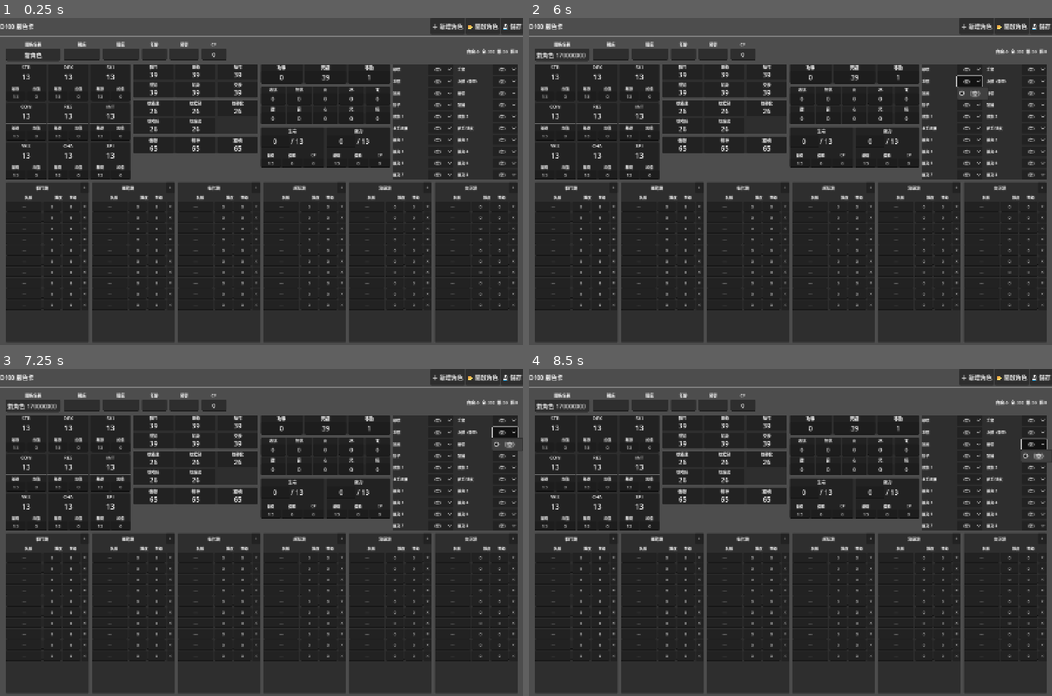
Above: before the commit, frames 1-4 (two rows, left to right).
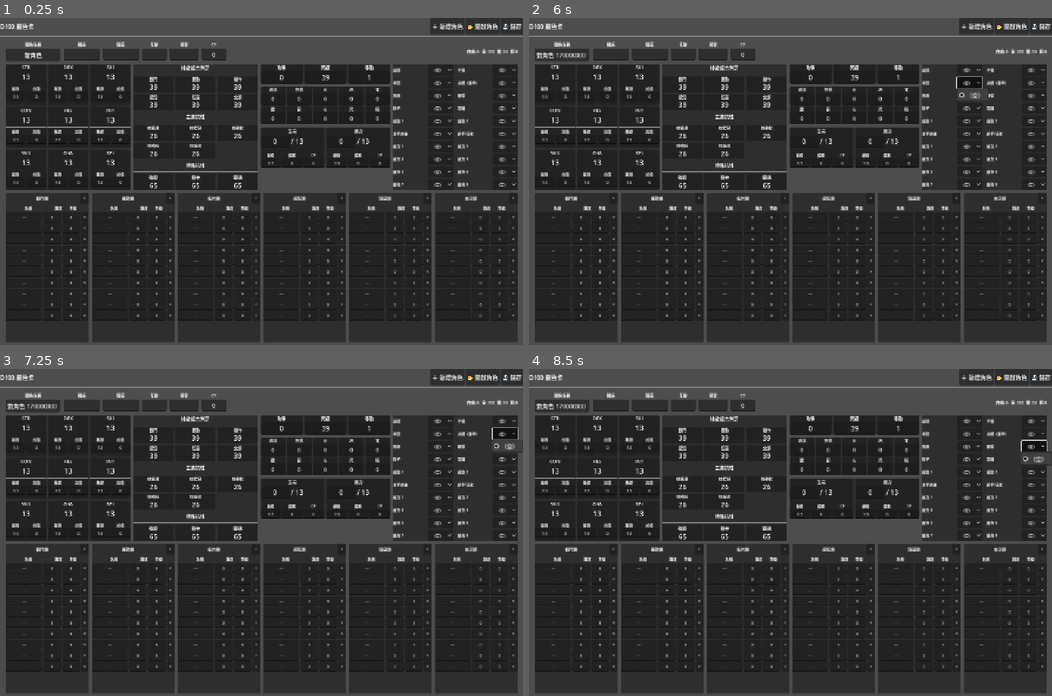
Above: after the commit, the same moments.

Repository: imo-ininder/trpg-sheet
Game: Godot game, scene res://scenes/MainScene.tscn
Two runs of this game, one before a commit and one after it. Both use one fixed random seed, a clock stepped at 60 frames per second and the inputs below.
Inputs (mouse positions are in pixels of both pictures, inside the frame that each line leads up to):
- Up to frame 1 (0.25 s): no input
- Up to frame 2 (6 s): click (612, 53) at 0.52 s; type "12" at 0.6 s; click (649, 53) at 0.75 s; type "12" at 0.83 s; click (680, 53) at 0.98 s; type "12" at 1.07 s; click (712, 53) at 1.27 s; type "12" at 1.35 s; click "＋ 新增角色" at 2 s; click "📂 開啟角色" at 2.75 s; click "💾 儲存" at 3.5 s; click "（空）" at 4.25 s; click "（空）" at 5 s; click "（空）" at 5.75 s
- Up to frame 3 (7.25 s): click "（空）" at 6.5 s
- Up to frame 4 (8.5 s): click "（空）" at 7.25 s; click "（空）" at 8 s

The runs differ from the first frame. In frame 1, 8.7% of the frame differs, in the area x 1-99%, y 14-93%; in frame 2, 8.8%; in frame 3, 8.8%; in frame 4, 8.9%, in the area x 1-100%, y 14-93%.

Commit message:
fix skill row and item box

Diff:
--- a/scripts/CharacterSheet.gd
+++ b/scripts/CharacterSheet.gd
@@ -118,14 +118,21 @@
 	_build_attrs(col1)
 	hbox.add_child(col1)
 
-	# 欄 2：複合/抗性/強韌精神靈魂
+	# 欄 2：複合/抗性/強韌精神靈魂（包裝在 Panel 內並填滿高度）
+	var col2_panel = _make_panel()
+	col2_panel.size_flags_horizontal = Control.SIZE_EXPAND_FILL
+	col2_panel.size_flags_vertical = Control.SIZE_EXPAND_FILL
+	hbox.add_child(col2_panel)
+
 	var col2 = VBoxContainer.new()
 	col2.add_theme_constant_override("separation", 8)
 	col2.size_flags_horizontal = Control.SIZE_EXPAND_FILL
-	hbox.add_child(col2)
-	_build_compound(col2)
-	_build_resists(col2)
-	_build_soul_stats(col2)
+	col2.size_flags_vertical = Control.SIZE_EXPAND_FILL
+	col2_panel.add_child(col2)
+
+	_build_compound_section(col2)
+	_build_resists_section(col2)
+	_build_soul_stats_section(col2)
 
 	# 欄 3：戰鬥數值 + 物理/元素抗性 + HP/MP
 	var col3 = VBoxContainer.new()
@@ -253,6 +260,59 @@
 
 		grid.add_child(card)
 
+# ── 技能複合判定 Section（帶標題）────────────────────
+func _build_compound_section(parent: VBoxContainer) -> void:
+	var section_vb = VBoxContainer.new()
+	section_vb.add_theme_constant_override("separation", 4)
+	section_vb.size_flags_horizontal = Control.SIZE_EXPAND_FILL
+	section_vb.size_flags_vertical = Control.SIZE_EXPAND_FILL
+	parent.add_child(section_vb)
+
+	# 標題
+	var title_lbl = Label.new()
+	title_lbl.text = "技能複合判定"
+	title_lbl.horizontal_alignment = HORIZONTAL_ALIGNMENT_CENTER
+	title_lbl.add_theme_font_size_override("font_size", 13)
+	section_vb.add_child(title_lbl)
+
+	# 分隔線
+	var sep = HSeparator.new()
+	section_vb.add_child(sep)
+
+	# 內容：使用原本的 _build_compound，但不包 panel
+	var grid = GridContainer.new()
+	grid.columns = 3
+	grid.add_theme_constant_override("h_separation", 6)
+	grid.add_theme_constant_override("v_separation", 6)
+	grid.size_flags_vertical = Control.SIZE_EXPAND_FILL
+	section_vb.add_child(grid)
+
+	for name in CharacterData.COMPOUND_NAMES:
+		_compound_hidden[name + "_adj"]  = 0
+		_compound_hidden[name + "_temp"] = 0
+
+		var card = PanelContainer.new()
+		card.size_flags_horizontal = Control.SIZE_EXPAND_FILL
+		card.size_flags_vertical = Control.SIZE_EXPAND_FILL
+		var card_vb = VBoxContainer.new()
+		card_vb.add_theme_constant_override("separation", 2)
+		card.add_child(card_vb)
+
+		var name_lbl = Label.new()
+		name_lbl.text = name
+		name_lbl.horizontal_alignment = HORIZONTAL_ALIGNMENT_CENTER
+		name_lbl.add_theme_font_size_override("font_size", 11)
+		card_vb.add_child(name_lbl)
+
+		var total_lbl = Label.new()
+		total_lbl.text = "39"
+		total_lbl.horizontal_alignment = HORIZONTAL_ALIGNMENT_CENTER
+		total_lbl.add_theme_font_size_override("font_size", 18)
+		_compound_totals[name] = total_lbl
+		card_vb.add_child(total_lbl)
+
+		grid.add_child(card)
+
 # ── 抗性數值（卡片式 3×2）────────────────────────────
 func _build_resists(parent: VBoxContainer) -> void:
 	var panel = _make_panel()
@@ -272,6 +332,59 @@
 
 		var card = PanelContainer.new()
 		card.size_flags_horizontal = Control.SIZE_EXPAND_FILL
+		var card_vb = VBoxContainer.new()
+		card_vb.add_theme_constant_override("separation", 2)
+		card.add_child(card_vb)
+
+		var name_lbl = Label.new()
+		name_lbl.text = name
+		name_lbl.horizontal_alignment = HORIZONTAL_ALIGNMENT_CENTER
+		name_lbl.add_theme_font_size_override("font_size", 11)
+		card_vb.add_child(name_lbl)
+
+		var total_lbl = Label.new()
+		total_lbl.text = "26"
+		total_lbl.horizontal_alignment = HORIZONTAL_ALIGNMENT_CENTER
+		total_lbl.add_theme_font_size_override("font_size", 18)
+		_resist_totals[name] = total_lbl
+		card_vb.add_child(total_lbl)
+
+		grid.add_child(card)
+
+# ── 主要抗性 Section（帶標題）────────────────────────
+func _build_resists_section(parent: VBoxContainer) -> void:
+	var section_vb = VBoxContainer.new()
+	section_vb.add_theme_constant_override("separation", 4)
+	section_vb.size_flags_horizontal = Control.SIZE_EXPAND_FILL
+	section_vb.size_flags_vertical = Control.SIZE_EXPAND_FILL
+	parent.add_child(section_vb)
+
+	# 標題
+	var title_lbl = Label.new()
+	title_lbl.text = "主要抗性"
+	title_lbl.horizontal_alignment = HORIZONTAL_ALIGNMENT_CENTER
+	title_lbl.add_theme_font_size_override("font_size", 13)
+	section_vb.add_child(title_lbl)
+
+	# 分隔線
+	var sep = HSeparator.new()
+	section_vb.add_child(sep)
+
+	# 內容
+	var grid = GridContainer.new()
+	grid.columns = 3
+	grid.add_theme_constant_override("h_separation", 6)
+	grid.add_theme_constant_override("v_separation", 6)
+	grid.size_flags_vertical = Control.SIZE_EXPAND_FILL
+	section_vb.add_child(grid)
+
+	for name in CharacterData.RESIST_NAMES:
+		_resist_hidden[name + "_adj"]  = 0
+		_resist_hidden[name + "_temp"] = 0
+
+		var card = PanelContainer.new()
+		card.size_flags_horizontal = Control.SIZE_EXPAND_FILL
+		card.size_flags_vertical = Control.SIZE_EXPAND_FILL
 		var card_vb = VBoxContainer.new()
 		card_vb.add_theme_constant_override("separation", 2)
 		card.add_child(card_vb)
@@ -492,6 +605,62 @@
 		lbl.horizontal_alignment = HORIZONTAL_ALIGNMENT_CENTER
 		lbl.add_theme_font_size_override("font_size", 18)
 		_soul_labels[name] = lbl
+		card_vb.add_child(lbl)
+
+		grid.add_child(card)
+
+# ── 特殊抗性 Section（帶標題）────────────────────────
+func _build_soul_stats_section(parent: VBoxContainer) -> void:
+	var section_vb = VBoxContainer.new()
+	section_vb.add_theme_constant_override("separation", 4)
+	section_vb.size_flags_horizontal = Control.SIZE_EXPAND_FILL
+	section_vb.size_flags_vertical = Control.SIZE_EXPAND_FILL
+	parent.add_child(section_vb)
+
+	# 標題
+	var title_lbl = Label.new()
+	title_lbl.text = "特殊抗性"
+	title_lbl.horizontal_alignment = HORIZONTAL_ALIGNMENT_CENTER
+	title_lbl.add_theme_font_size_override("font_size", 13)
+	section_vb.add_child(title_lbl)
+
+	# 分隔線
+	var sep = HSeparator.new()
+	section_vb.add_child(sep)
+
+	# 內容
+	var grid = GridContainer.new()
+	grid.columns = 3
+	grid.add_theme_constant_override("h_separation", 6)
+	grid.add_theme_constant_override("v_separation", 6)
+	grid.size_flags_vertical = Control.SIZE_EXPAND_FILL
+	section_vb.add_child(grid)
+
+	for pair in [["強韌", "65"], ["精神", "65"], ["靈魂", "65"]]:
+		var name      = pair[0]
+		var default_v = pair[1]
+
+		var card = PanelContainer.new()
+		card.size_flags_horizontal = Control.SIZE_EXPAND_FILL
+		card.size_flags_vertical = Control.SIZE_EXPAND_FILL
+		var card_vb = VBoxContainer.new()
+		card_vb.add_theme_constant_override("separation", 2)
+		card.add_child(card_vb)
+
+		var name_lbl = Label.new()
+		name_lbl.text = name
+		name_lbl.horizontal_alignment = HORIZONTAL_ALIGNMENT_CENTER
+		name_lbl.add_theme_font_size_override("font_size", 12)
+		card_vb.add_child(name_lbl)
+
+		# 大數字唯讀顯示
+		var lbl = Label.new()
+		lbl.text = default_v
+		lbl.size_flags_horizontal = Control.SIZE_EXPAND_FILL
+		lbl.horizontal_alignment = HORIZONTAL_ALIGNMENT_CENTER
+		lbl.add_theme_font_size_override("font_size", 18)
+		_soul_labels[name] = lbl
+		lbl.size_flags_vertical = Control.SIZE_EXPAND_FILL
 		card_vb.add_child(lbl)
 
 		grid.add_child(card)
